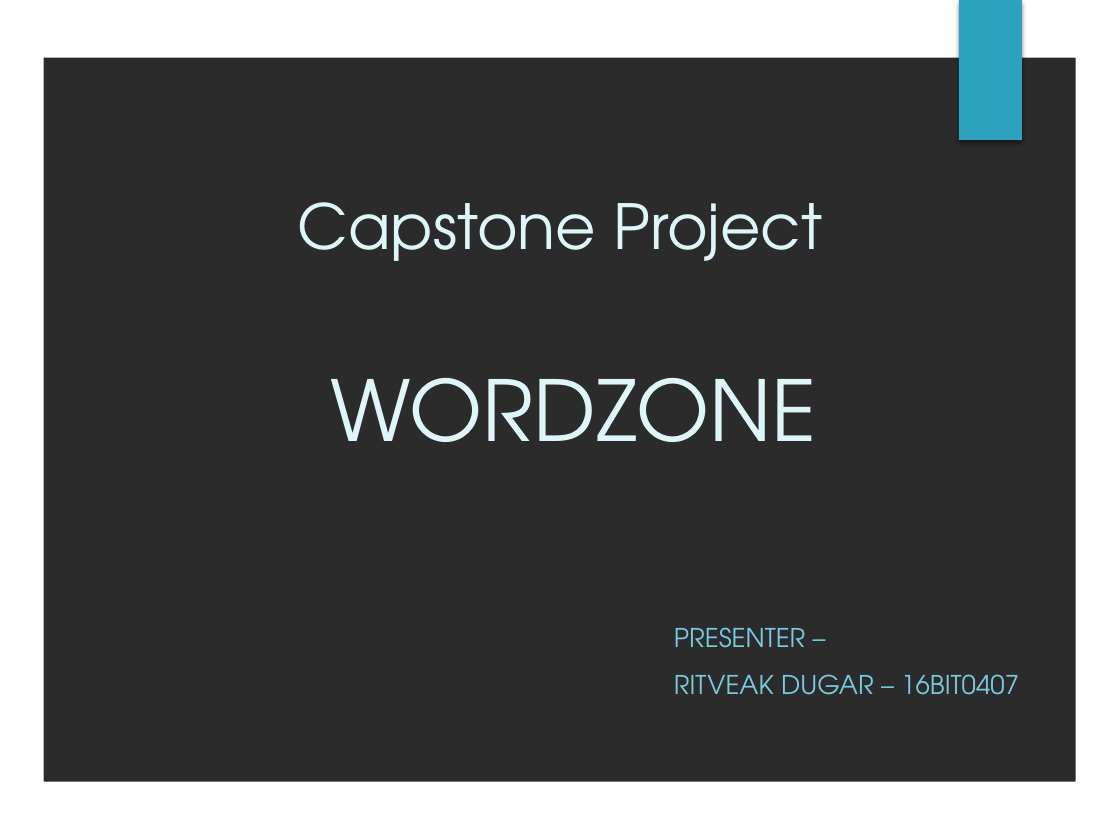
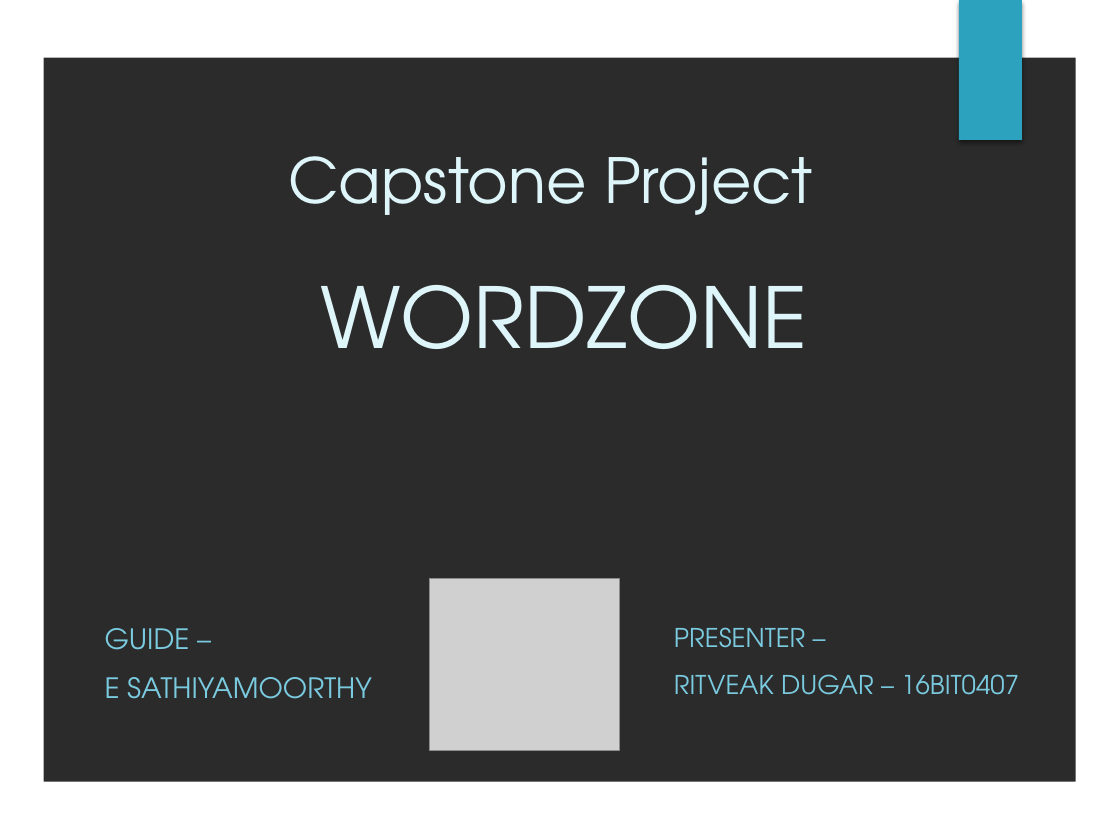
Before and after one commit to ritveak/Wordzone, a slide deck: slide 1 of Presentation final.pptx. Drawn at 1120x840 pixels with LibreOffice and Linux fonts; fonts in the diff are those of the drawing; grey boxes stand for pictures; background and template pictures are left out; a plain dark background stands for a picture behind light text. Boxes give left, top, right and bottom in pixels: in the first picture for what was removed or moved away, otherwise in the second. Text is boxed around its words. In the diff, an @@ line names an element or a change of style, - is before the commit and + after.

```diff
--- a/Presentation final.pptx
+++ b/Presentation final.pptx
@@ text "Capstone Project": place and size @@
-text "Capstone Project" at [298,202,822,261]
+text "Capstone Project" at [288,156,813,215]
@@ title "WORDZONE": place and size @@
-title "WORDZONE" at [330,378,816,442]
+title "WORDZONE" at [321,285,807,349]
@@ picture added at [429,579,619,750] @@
@@ text added at [105,628,372,699], 18 pt, text #7ACBE0 @@
+GUIDE –
+E SATHIYAMOORTHY
```
Also in this commit, not shown: 1 other slide changed, 4 slides added, 6 other files.
